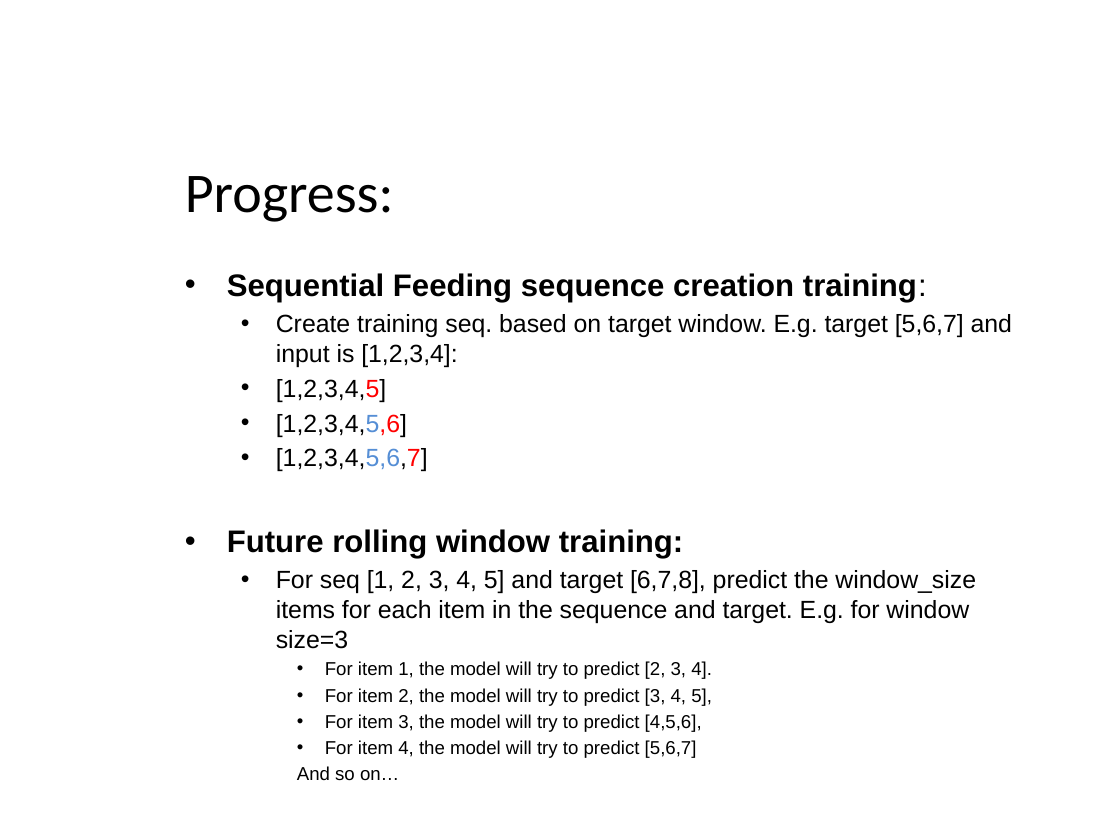
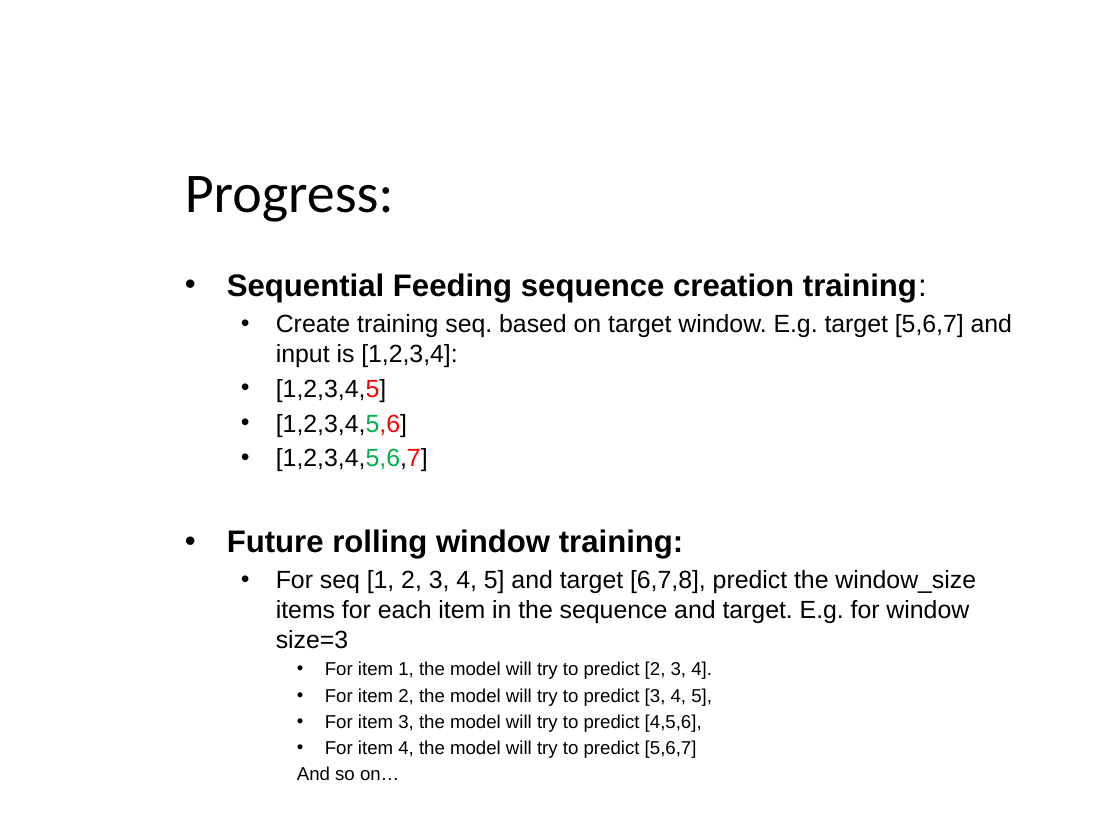
Before and after one commit to kyriakossk2000/MasterThesis, a slide deck: slide 2 of Progress/8 Project Progress.pptx. Drawn at 1120x840 pixels with LibreOffice and Linux fonts; fonts in the diff are those of the drawing; background and template pictures are left out. Boxes give left, top, right and bottom in pixels: in the first picture for what was removed or moved away, otherwise in the second. Text is boxed around its words. In the diff, an @@ line names an element or a change of style, - is before the commit and + after.

```diff
--- a/Progress/8 Project Progress.pptx
+++ b/Progress/8 Project Progress.pptx
@@ text at (276, 414, 428, 471): text colour #558ED5 to #00B050 in "[1,2,3,4,5,6]", "[1,2,3,4,5,6,7]" @@
```
Also in this commit, not shown: 1 other slide changed, 4 other files.
